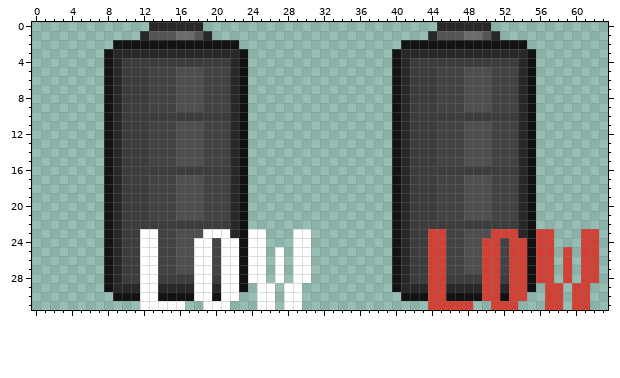
Two versions of one pixel-art sprite, Resources/Textures/_SpaceCats/Interface/Alerts/battery.rsi/battery0.png. The first picture shows the starting point.
The file is 64x32 pixels. Colours within 5 levels of each other are drawn and written as one.
The same view after the edit:
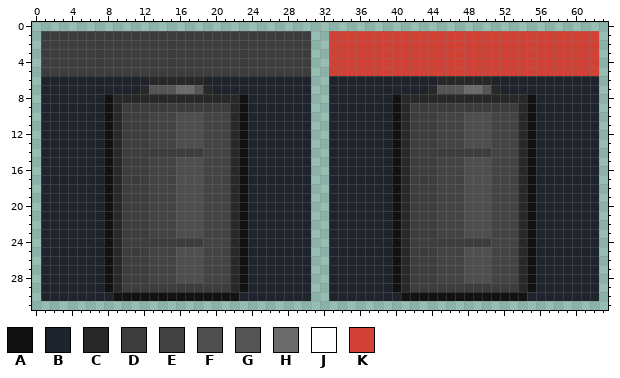
Palette (. is transparent): A #121212  B #1e232c  C #282828  D #3d3d3d  E #434343  F #4f4f4f  G #555555  H #6c6c6c  J #ffffff  K #d24136
Changes in this commit:
@@ x 0..63 @@
- 0 .............CCCCCC..........................CCCCCC.............
- 1 ............CGGGHHGC........................CGGGHHGC............
- 2 .........AAAAAAAAAAAAAA..................AAAAAAAAAAAAAA.........
- 3 ........ACCCCCCCCCCCCCCA................ACCCCCCCCCCCCCCA........
- 4 ........ACDDDDDDDDDDDDCA................ACDDDDDDDDDDDDCA........
- 5 ........ACDDDEEEFFFEEECA................ACDDDEEEFFFEEECA........
- 6 ........ACDDDEEEFFFEEECA................ACDDDEEEFFFEEECA........
- 7 ........ACDDDEEEFFFEEECA................ACDDDEEEFFFEEECA........
- 8 ........ACDDDEEEFFFEEECA................ACDDDEEEFFFEEECA........
- 9 ........ACDDDEEEFFFEEECA................ACDDDEEEFFFEEECA........
-10 ........ACDDDDDDDDDDDDCA................ACDDDDDDDDDDDDCA........
-11 ........ACDDDEEEFFFEEECA................ACDDDEEEFFFEEECA........
-12 ........ACDDDEEEFFFEEECA................ACDDDEEEFFFEEECA........
-13 ........ACDDDEEEFFFEEECA................ACDDDEEEFFFEEECA........
-14 ........ACDDDEEEFFFEEECA................ACDDDEEEFFFEEECA........
-15 ........ACDDDEEEFFFEEECA................ACDDDEEEFFFEEECA........
-16 ........ACDDDDDDDDDDDDCA................ACDDDDDDDDDDDDCA........
-17 ........ACDDDEEEFFFEEECA................ACDDDEEEFFFEEECA........
-18 ........ACDDDEEEFFFEEECA................ACDDDEEEFFFEEECA........
-19 ........ACDDDEEEFFFEEECA................ACDDDEEEFFFEEECA........
-20 ........ACDDDEEEFFFEEECA................ACDDDEEEFFFEEECA........
-21 ........ACDDDEEEFFFEEECA................ACDDDEEEFFFEEECA........
-22 ........ACDDDDDDDDDDDDCA................ACDDDDDDDDDDDDCA........
-23 ........ACDDJJEEFFFJJJCAJJ...JJ.........ACDDKKEEFFFKKKCAKK...KK.
-24 ........ACDDJJEEFFJJEJJAJJ...JJ.........ACDDKKEEFFKKEKKAKK...KK.
-25 ........ACDDJJEEFFJJEJJAJJ.J.JJ.........ACDDKKEEFFKKEKKAKK.K.KK.
-26 ........ACDDJJEEFFJJEJJAJJ.J.JJ.........ACDDKKEEFFKKEKKAKK.K.KK.
-27 ........ACDDJJEEFFJJEJJAJJ.J.JJ.........ACDDKKEEFFKKEKKAKK.K.KK.
-28 ........ACDDJJDDDDJJDJJAJJ.J.JJ.........ACDDKKDDDDKKDKKAKK.K.KK.
-29 ........ACCCJJCCCCJJCJJA.JJ.JJ..........ACCCKKCCCCKKCKKA.KK.KK..
-30 .........AAAJJAAAAJJAJJ..JJ.JJ...........AAAKKAAAAKKAKK..KK.KK..
-31 ............JJJJJ..JJJ...JJ.JJ..............KKKKK..KKK...KK.KK..
+ 0 ................................................................
+ 1 .DDDDDDDDDDDDDDDDDDDDDDDDDDDDDD..KKKKKKKKKKKKKKKKKKKKKKKKKKKKKK.
+ 2 .DDDDDDDDDDDDDDDDDDDDDDDDDDDDDD..KKKKKKKKKKKKKKKKKKKKKKKKKKKKKK.
+ 3 .DDDDDDDDDDDDDDDDDDDDDDDDDDDDDD..KKKKKKKKKKKKKKKKKKKKKKKKKKKKKK.
+ 4 .DDDDDDDDDDDDDDDDDDDDDDDDDDDDDD..KKKKKKKKKKKKKKKKKKKKKKKKKKKKKK.
+ 5 .DDDDDDDDDDDDDDDDDDDDDDDDDDDDDD..KKKKKKKKKKKKKKKKKKKKKKKKKKKKKK.
+ 6 .BBBBBBBBBBBBCCCCCCBBBBBBBBBBBB..BBBBBBBBBBBBCCCCCCBBBBBBBBBBBB.
+ 7 .BBBBBBBBBBBCGGGHHGCBBBBBBBBBBB..BBBBBBBBBBBCGGGHHGCBBBBBBBBBBB.
+ 8 .BBBBBBBACCCCCCCCCCCCCCABBBBBBB..BBBBBBBACCCCCCCCCCCCCCABBBBBBB.
+ 9 .BBBBBBBACDDDDDDDDDDDDCABBBBBBB..BBBBBBBACDDDDDDDDDDDDCABBBBBBB.
+10 .BBBBBBBACDDDEEEFFFEEECABBBBBBB..BBBBBBBACDDDEEEFFFEEECABBBBBBB.
+11 .BBBBBBBACDDDEEEFFFEEECABBBBBBB..BBBBBBBACDDDEEEFFFEEECABBBBBBB.
+12 .BBBBBBBACDDDEEEFFFEEECABBBBBBB..BBBBBBBACDDDEEEFFFEEECABBBBBBB.
+13 .BBBBBBBACDDDEEEFFFEEECABBBBBBB..BBBBBBBACDDDEEEFFFEEECABBBBBBB.
+14 .BBBBBBBACDDDDDDDDDEEECABBBBBBB..BBBBBBBACDDDDDDDDDEEECABBBBBBB.
+15 .BBBBBBBACDDDEEEFFFEEECABBBBBBB..BBBBBBBACDDDEEEFFFEEECABBBBBBB.
+16 .BBBBBBBACDDDEEEFFFEEECABBBBBBB..BBBBBBBACDDDEEEFFFEEECABBBBBBB.
+17 .BBBBBBBACDDDEEEFFFEEECABBBBBBB..BBBBBBBACDDDEEEFFFEEECABBBBBBB.
+18 .BBBBBBBACDDDEEEFFFEEECABBBBBBB..BBBBBBBACDDDEEEFFFEEECABBBBBBB.
+19 .BBBBBBBACDDDEEEFFFEEECABBBBBBB..BBBBBBBACDDDEEEFFFEEECABBBBBBB.
+20 .BBBBBBBACDDDEEEFFFEEECABBBBBBB..BBBBBBBACDDDEEEFFFEEECABBBBBBB.
+21 .BBBBBBBACDDDEEEFFFEEECABBBBBBB..BBBBBBBACDDDEEEFFFEEECABBBBBBB.
+22 .BBBBBBBACDDDEEEFFFEEECABBBBBBB..BBBBBBBACDDDEEEFFFEEECABBBBBBB.
+23 .BBBBBBBACDDDEEEFFFEEECABBBBBBB..BBBBBBBACDDDEEEFFFEEECABBBBBBB.
+24 .BBBBBBBACDDDDDDDDDEEECABBBBBBB..BBBBBBBACDDDDDDDDDEEECABBBBBBB.
+25 .BBBBBBBACDDDEEEFFFEEECABBBBBBB..BBBBBBBACDDDEEEFFFEEECABBBBBBB.
+26 .BBBBBBBACDDDEEEFFFEEECABBBBBBB..BBBBBBBACDDDEEEFFFEEECABBBBBBB.
+27 .BBBBBBBACDDDEEEFFFEEECABBBBBBB..BBBBBBBACDDDEEEFFFEEECABBBBBBB.
+28 .BBBBBBBACDDDEEEFFFEEECABBBBBBB..BBBBBBBACDDDEEEFFFEEECABBBBBBB.
+29 .BBBBBBBACDDDDDDDDDDDDCABBBBBBB..BBBBBBBACDDDDDDDDDDDDCABBBBBBB.
+30 .BBBBBBBBAAAAAAAAAAAAAABBBBBBBB..BBBBBBBBAAAAAAAAAAAAAABBBBBBBB.
+31 ................................................................
